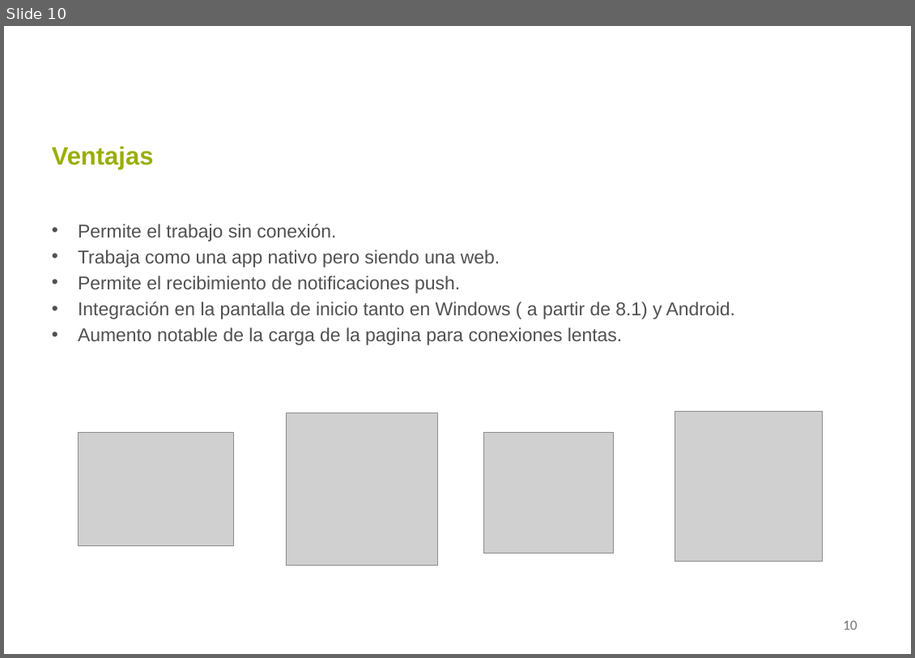
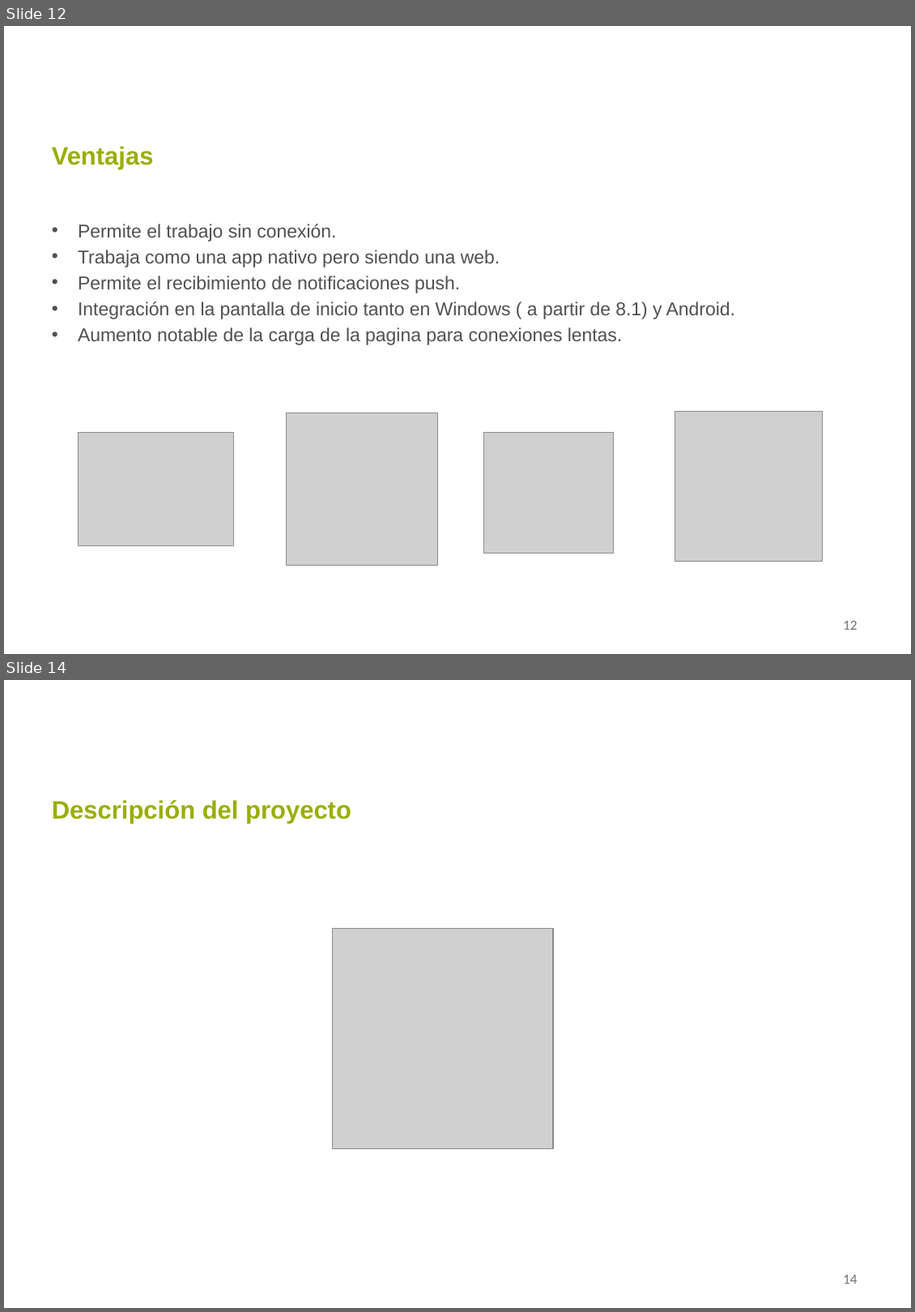
Before and after one commit to eborras14/eborras14.github.io, a slide deck: Documentación/Presentacion_PWA_EduardBorrasRuiz.pptx. Shown one above the other, each under a label of ours: slide 10 before the commit, slides 12 and 14 after it; the slides between them are not shown. The pictures are 915x658 and 915x1312 pixels, drawn with LibreOffice and Linux fonts; fonts in the diff are those of the drawing; grey boxes stand for pictures; background and template pictures are left out. Boxes give left, top, right and bottom in pixels: in the first picture for what was removed or moved away, otherwise in the second. Text is boxed around its words. In the diff, an @@ line names an element or a change of style, - is before the commit and + after.

```diff
--- a/Documentación/Presentacion_PWA_EduardBorrasRuiz.pptx
+++ b/Documentación/Presentacion_PWA_EduardBorrasRuiz.pptx
@@ slide 14 added at box(4, 680, 911, 1308), background #FFFFFF @@
@@ title added at box(52, 800, 351, 823), 21.6 pt, text #9AAE04, bold @@
+Descripción del proyecto
@@ picture added at box(332, 928, 553, 1149) @@
@@ page number added at box(843, 1275, 857, 1283), 12 pt, text #737373 @@
+14
@@ what was slide 10 is now slide 12 @@
@@ page number at box(843, 621, 857, 629): text changed @@
-10
+12
```
Also in this commit, not shown: 2 slides changed, 4 other slides added, 6 slides removed.
